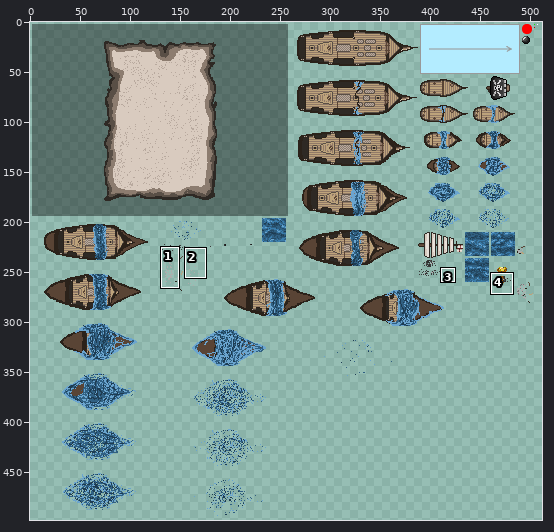
Sprite sheet: assets/spritesheet.png. Above, an overview of the earlier version with the close-up marked.
Close-up. Before the edit:
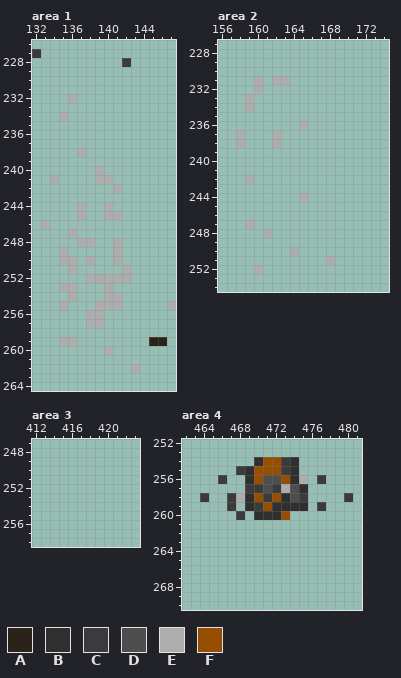
The file is 512x512 pixels. Colours within 5 levels of each other are drawn and written as one. Shown: area 1: x 132..147, y 226..264; area 2: x 156..174, y 227..254; area 3: x 412..423, y 247..258; area 4: x 462..481, y 252..270. The wide view leaves out empty margins. The commit also changed other parts of the picture, which this record leaves out.
Palette (. is transparent): A #2b221a  B #2f2f2f  C #3b3b3b  D #4e4e4e  E #adadad  F #964e00
Pixels before, area 1, first column x 132:
227 C...............
228 ..........C.....
229 ................
230 ................
231 ................
232 ....E...........
233 ................
234 ...E............
235 ................
236 ................
237 ................
238 .....E..........
239 ................
240 .......E........
241 ..E....EE.......
242 .........E......
243 ................
244 .....E..E.......
245 .....E..EE......
246 .E..............
247 ....E...........
248 .....EE..E......
249 ...E.....E......
250 ...EE.E..E......
251 ....E.....E.....
252 ......EEEEE.....
253 ...EE...E.......
254 ....E...EE......
255 ...E...EEE.....E
256 ......EE........
257 ......EE........
258 ................
259 ...EE........AA.
260 ........E.......
261 ................
262 ...........E....
Pixels before, area 2, first column x 158:
231 ..E.EE.....
232 ..E........
233 .E.........
234 .E.........
235 ...........
236 .......E...
237 E...E......
238 E...E......
239 ...........
240 ...........
241 ...........
242 .E.........
243 ...........
244 .......E...
245 ...........
246 ...........
247 .E.........
248 ...E.......
249 ...........
250 ......E....
251 ..........E
252 ..E........
Pixels before, area 4, first column x 464:
254 ......BFFCB......
255 ....CBFFFCB......
256 ..C..BFDDFBE.C...
257 .....CCDCEDB.....
258 C..CEBFCFBDC....C
259 ...C.BCFBBBB.C...
260 ....C.BBBF.......
Once edited:
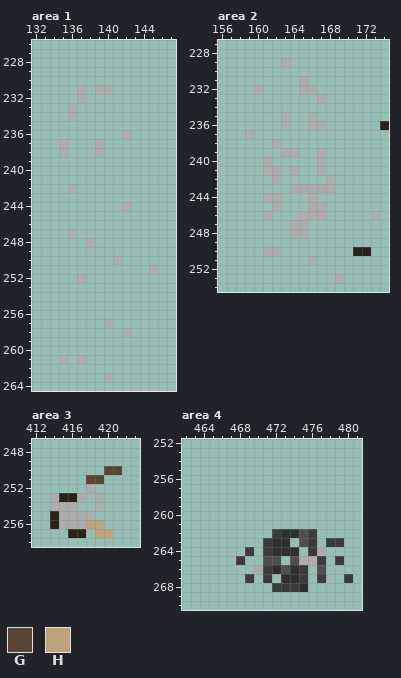
Colours new in this view: G #594435  H #bda37b
Difference:
Area 1:
y 227: x 132 C -> .
y 228: x 142 C -> .
y 231: x 137 . -> E; x 139..140 .. -> EE
y 232: x 136..137 E. -> .E
y 233: x 136 . -> E
y 234: x 135..136 E. -> .E
y 236: x 142 . -> E
y 237: x 135 . -> E; x 139 . -> E
y 238: x 135 . -> E; x 137 E -> .; x 139 . -> E
y 240: x 139 E -> .
y 241: x 134 E -> .; x 139..140 EE -> ..
y 242: x 136 . -> E; x 141 E -> .
y 244: x 137 E -> .; x 140 E -> .; x 142 . -> E
y 245: x 137 E -> .; x 140..141 EE -> ..
y 246: x 133 E -> .
y 248: x 137 E -> .; x 141 E -> .
y 249: x 135 E -> .; x 141 E -> .
y 250: x 135..136 EE -> ..; x 138 E -> .
y 251: x 136 E -> .; x 142 E -> .; x 145 . -> E
y 252: x 137..142 .EEEEE -> E.....
y 253: x 135..136 EE -> ..; x 140 E -> .
y 254: x 136 E -> .; x 140..141 EE -> ..
y 255: x 135 E -> .; x 139..141 EEE -> ...; x 147 E -> .
y 256: x 138..139 EE -> ..
y 257: x 138..140 EE. -> ..E
y 258: x 142 . -> E
y 259: x 135..136 EE -> ..; x 145..146 AA -> ..
y 260: x 140 E -> .
y 261: x 135 . -> E; x 137 . -> E
y 262: x 143 E -> .
y 263: x 140 . -> E
Area 2:
y 229: x 163 . -> E
y 231: x 160 E -> .; x 162..163 EE -> ..; x 165 . -> E
y 232: x 165..166 .. -> EE
y 233: x 159 E -> .; x 167 . -> E
y 234: x 159 E -> .
y 235: x 163 . -> E; x 166 . -> E
y 236: x 163 . -> E; x 165..167 E.. -> .EE; x 174 . -> A
y 237: x 158..159 E. -> .E; x 162 E -> .
y 238: x 158 E -> .
y 239: x 163..164 .. -> EE; x 167 . -> E
y 240: x 161 . -> E; x 167 . -> E
y 241: x 161..162 .. -> EE; x 164 . -> E; x 167 . -> E
y 242: x 159 E -> .; x 162 . -> E; x 168 . -> E
y 243: x 164..168 ..... -> EEEEE
y 244: x 161..162 .. -> EE; x 165..166 E. -> .E
y 245: x 162 . -> E; x 166..167 .. -> EE
y 246: x 161 . -> E; x 165..167 ... -> EEE; x 173 . -> E
y 247: x 159 E -> .; x 164..165 .. -> EE
y 248: x 161 E -> .; x 164..165 .. -> EE
y 250: x 161..162 .. -> EE; x 164 E -> .; x 171..172 .. -> AA
y 251: x 166 . -> E; x 168 E -> .
y 252: x 160 E -> .
y 253: x 169 . -> E
Area 3:
y 250: x 420..421 .. -> GG
y 251: x 418..419 .. -> GG
y 252: x 418 . -> E
y 253: x 414..417 .... -> EAAE; x 419 . -> E
y 254: x 414..416 ... -> EEE; x 419 . -> E
y 255: x 414..418 ..... -> AEEEE
y 256: x 414..419 ...... -> AEEEHH
y 257: x 416..417 .. -> AA; x 419..420 .. -> HH
Area 4:
y 254: x 470..474 BFFCB -> .....
y 255: x 468..474 CBFFFCB -> .......
y 256: x 466 C -> .; x 469..475 BFDDFBE -> .......; x 477 C -> .
y 257: x 469..475 CCDCEDB -> .......
y 258: x 464 C -> .; x 467..475 CEBFCFBDC -> .........; x 480 C -> .
y 259: x 467 C -> .; x 469..475 BCFBBBB -> .......; x 477 C -> .
y 260: x 468 C -> .; x 470..473 BBBF -> ....
y 262: x 472..476 ..... -> CBBDC
y 263: x 471..473 ... -> CBB; x 475..476 .. -> DC; x 478..479 .. -> CC
y 264: x 469 . -> C; x 471..474 .... -> CBBB; x 476..477 .. -> CE
y 265: x 468 . -> C; x 471..472 .. -> DD; x 474..477 .... -> DEEC; x 479 . -> C
y 266: x 470..475 ...... -> ECBDBC; x 477 . -> D
y 267: x 469 . -> C; x 471 . -> C; x 473..475 ... -> BBC; x 477 . -> C; x 480 . -> C
y 268: x 472..475 .... -> CCCB
